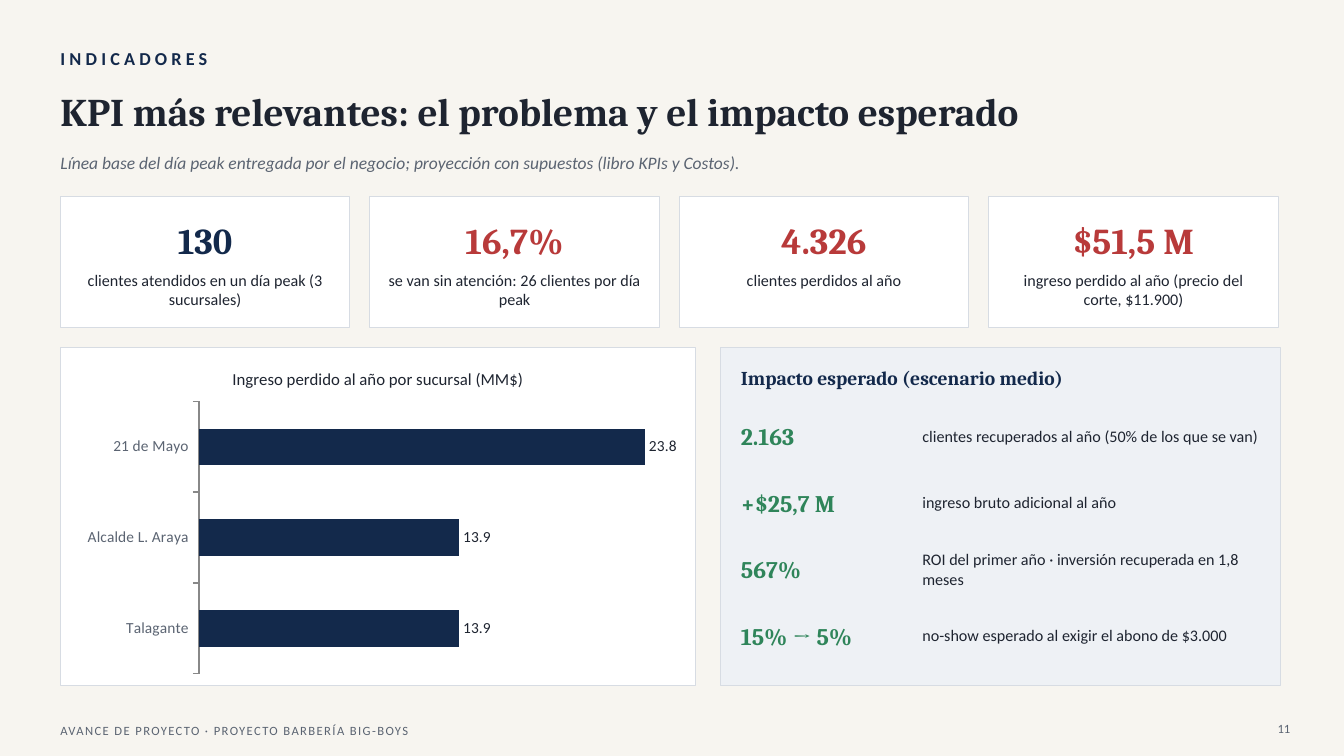
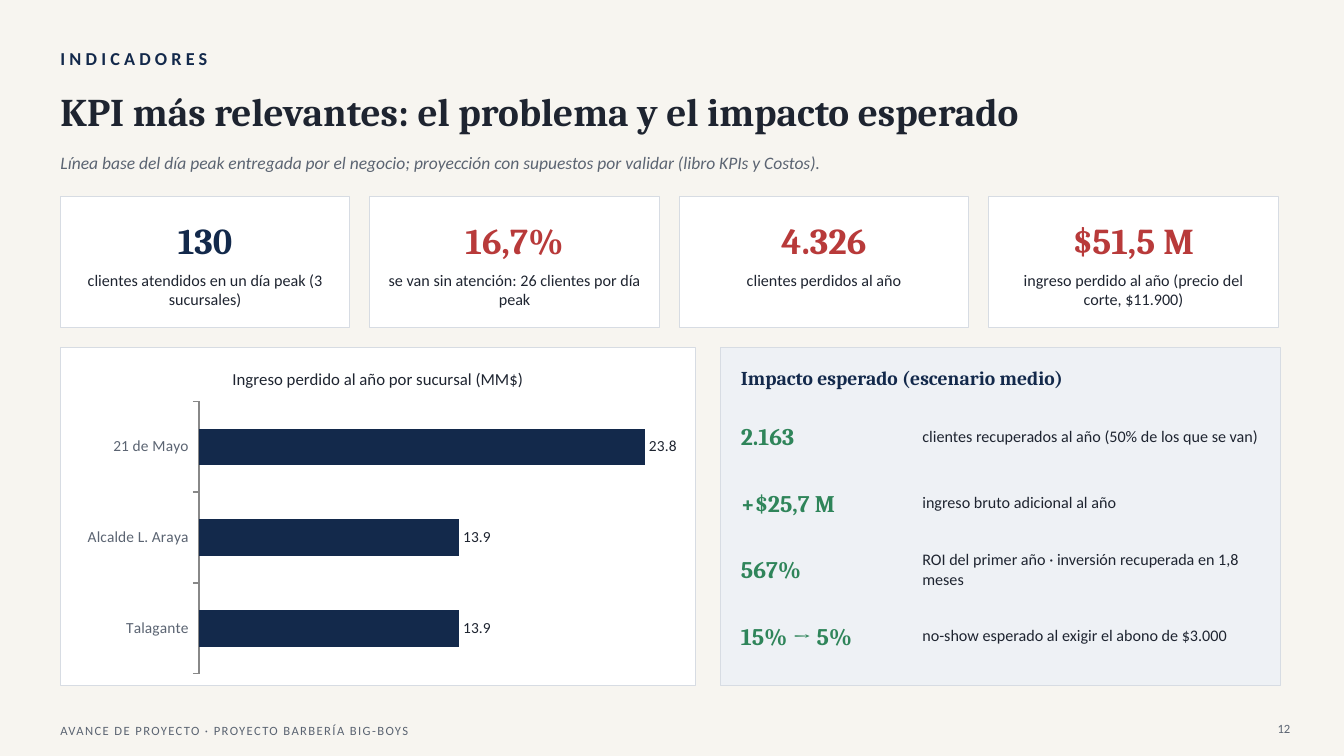
Before and after one commit to Yerko-Rosales/Proyecto_Barberia, a slide deck: slide 12 of Fase 2/Seguimiento semanal/Seguimiento_Roadmap_Proyecto_Barberia_22-10.pptx (slide 11 before the commit). Drawn at 1344x756 pixels with LibreOffice and Linux fonts; fonts in the diff are those of the drawing. Boxes give left, top, right and bottom in pixels: in the first picture for what was removed or moved away, otherwise in the second. Text is boxed around its words. In the diff, an @@ line names an element or a change of style, - is before the commit and + after.

```diff
--- a/Fase 2/Seguimiento semanal/Seguimiento_Roadmap_Proyecto_Barberia_22-10.pptx
+++ b/Fase 2/Seguimiento semanal/Seguimiento_Roadmap_Proyecto_Barberia_22-10.pptx
@@ text at box(60, 156, 820, 172): text changed @@
-Línea base del día peak entregada por el negocio; proyección con supuestos (libro KPIs y Costos).
+Línea base del día peak entregada por el negocio; proyección con supuestos por validar (libro KPIs y Costos).
@@ page number at box(1278, 725, 1291, 733): text changed @@
-11
+12
```
Also in this commit, not shown: 8 other slides changed, 3 slides added, 1 other file.
